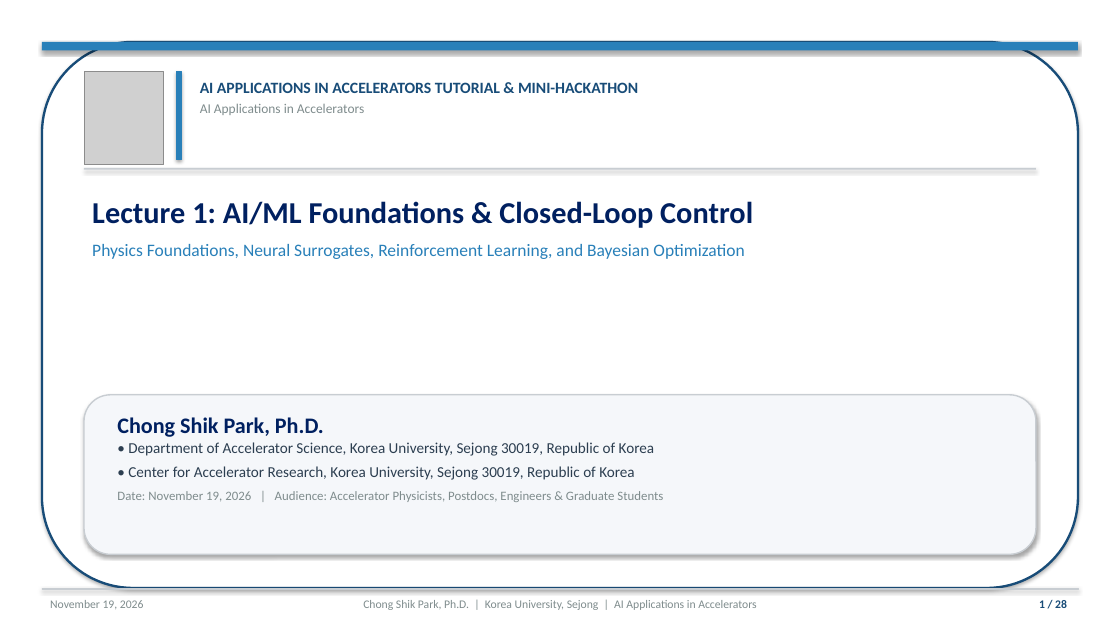
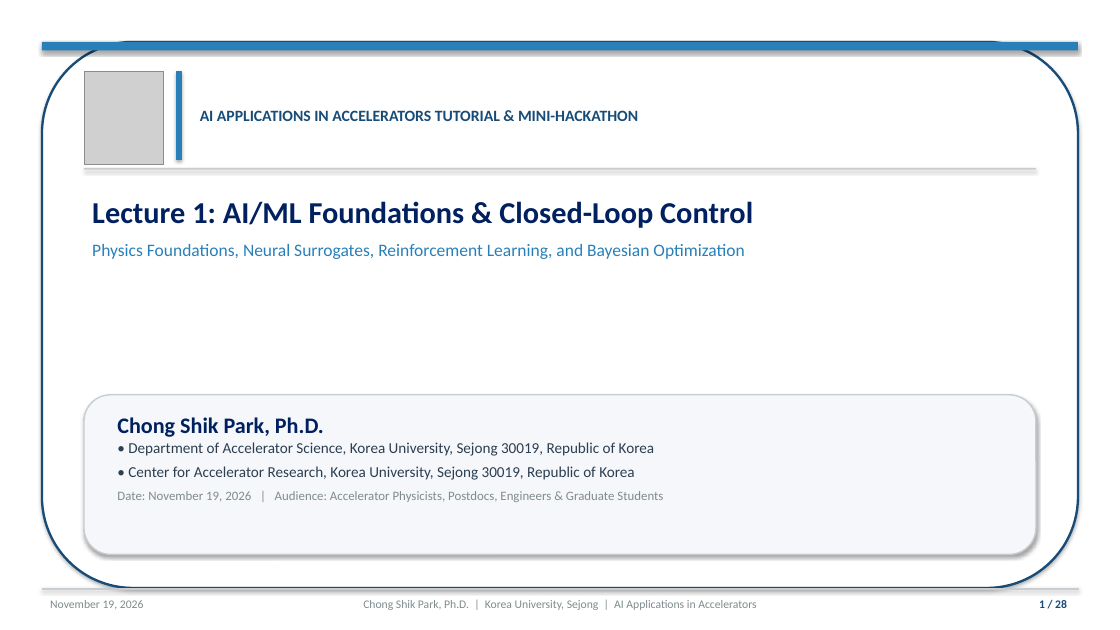
Before and after one commit to cspark7701/ai4acc-mini-hackathon, a slide deck: slide 1 of presentations/Lecture_1_AI_ML_Foundations_and_Control.pptx. Drawn at 1120x630 pixels with LibreOffice and Linux fonts; fonts in the diff are those of the drawing; grey boxes stand for pictures. Boxes give left, top, right and bottom in pixels: in the first picture for what was removed or moved away, otherwise in the second. Text is boxed around its words. In the diff, an @@ line names an element or a change of style, - is before the commit and + after.

```diff
--- a/presentations/Lecture_1_AI_ML_Foundations_and_Control.pptx
+++ b/presentations/Lecture_1_AI_ML_Foundations_and_Control.pptx
@@ text "AI APPLICATIONS IN ACCELERATORS TUTORIAL ..." at [200, 110, 638, 121]: vertical alignment top to middle @@
@@ text at [200, 104, 364, 115]: paragraph removed @@
-AI Applications in Accelerators
```
Also in this commit, not shown: 1 other slide changed, 13 other files.
